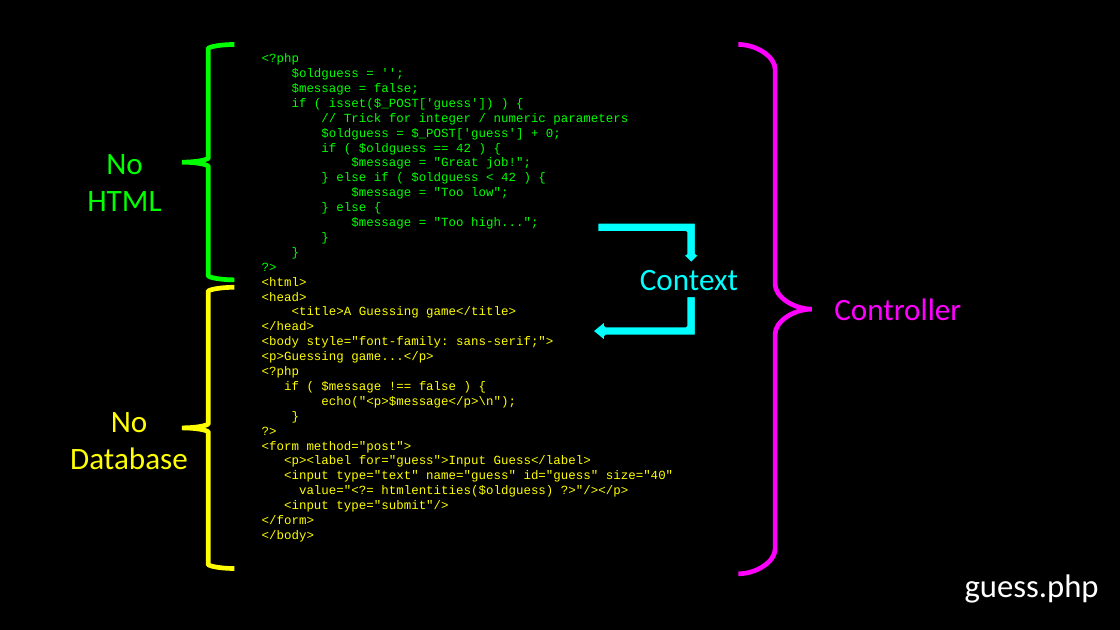
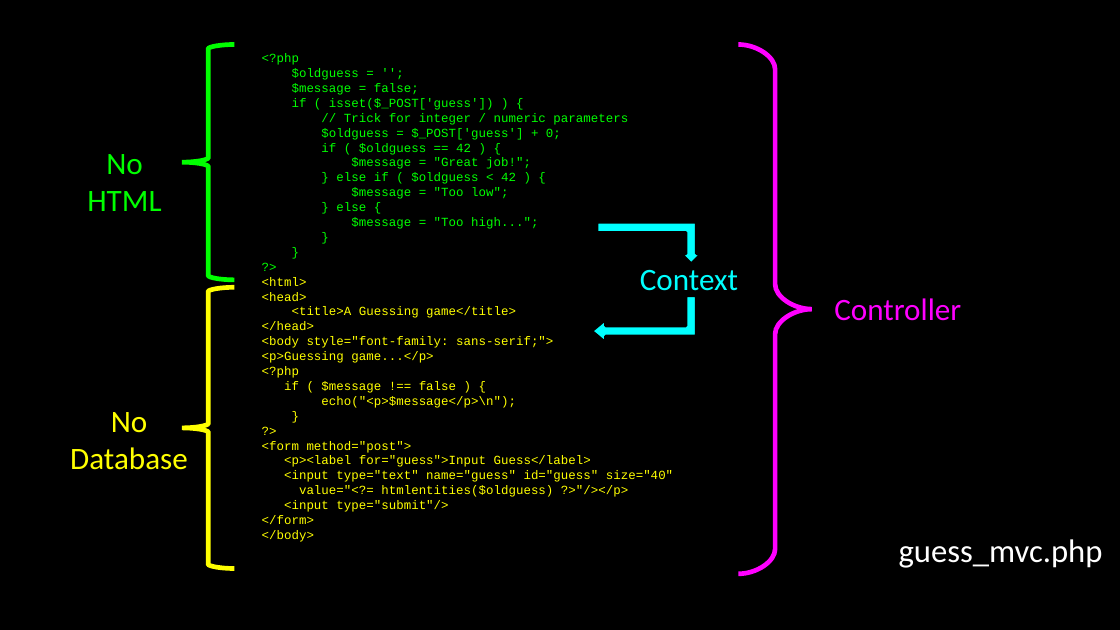
Before and after one commit to csev/wa4e, a slide deck: slide 27 of lectures/PHP-04-Forms.ppt (slide 28 before the commit). Drawn at 1120x630 pixels with LibreOffice and Linux fonts; fonts in the diff are those of the drawing. Boxes give left, top, right and bottom in pixels: in the first picture for what was removed or moved away, otherwise in the second. Text is boxed around its words. In the diff, an @@ line names an element or a change of style, - is before the commit and + after.

```diff
--- a/lectures/PHP-04-Forms.ppt
+++ b/lectures/PHP-04-Forms.ppt
@@ text at [899, 539, 1103, 568]: text changed @@
-guess.php
+guess_mvc.php
```
Also in this commit, not shown: 17 other slides changed, 4 slides added, 4 slides removed, 3 other files.
